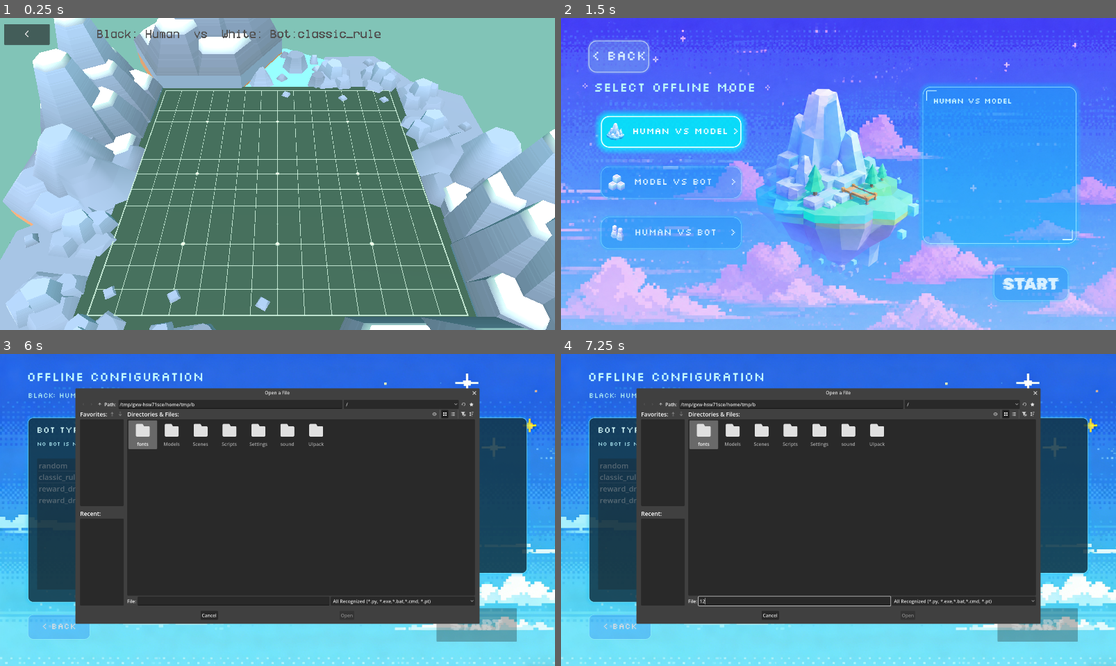
Above: before the commit, frames 1-4 (two rows, left to right).
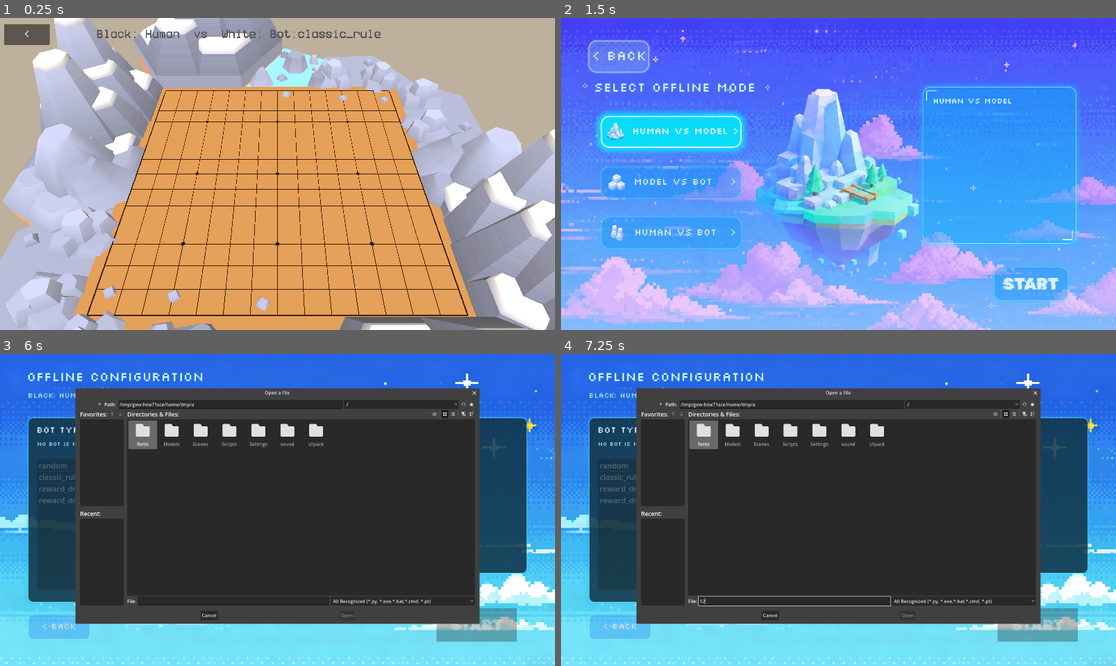
Above: after the commit, the same moments.

Repository: ghhufue/3dchess
Game: Godot game, scene res://Scenes/game.tscn
The game is run twice, just before and just after one commit, with the same random seed, the same clock (stepped at 60 frames per second) and the same inputs. This scene is started directly instead of the project's main scene.
Inputs (mouse positions are in pixels of both pictures, inside the frame that each line leads up to):
- Up to frame 1 (0.25 s): no input
- Up to frame 2 (1.5 s): click "<" at 0.5 s; click "OFFLINE PLAY" at 1.25 s
- Up to frame 3 (6 s): click (55, 391) at 2 s; click "OFFLINE PLAY" at 2.75 s; click (471, 619) at 3.5 s; click "< BACK" at 4.25 s; click (471, 619) at 5 s; click "SELECT PY / EXE / PT" at 5.75 s
- Up to frame 4 (7.25 s): click (794, 600) at 6.52 s; type "12" at 6.6 s

The runs differ from the first frame. In frame 1, 64% of the frame differs, in the area x 0-100%, y 0-100%; in frame 2, nothing differs; in frame 3, less than 0.1%; in frame 4, less than 0.1%.

Commit message:
Use traditional gomoku board colors

Diff:
--- a/Scenes/game.tscn
+++ b/Scenes/game.tscn
@@ -19,7 +19,7 @@
 
 [sub_resource type="Environment" id="Environment_i6g32"]
 background_mode = 1
-background_color = Color(0.50454825, 0.7674934, 0.7196731, 1)
+background_color = Color(0.74, 0.69, 0.61, 1)
 reflected_light_source = 1
 ssr_enabled = true
 adjustment_enabled = true
--- a/Scripts/Visual/Linemesh_instance_3d.gd
+++ b/Scripts/Visual/Linemesh_instance_3d.gd
@@ -10,11 +10,11 @@
 @export var line_y: float = 0.012
 @export var marker_y: float = 0.022
 
-@export var board_color: Color = Color(0.24, 0.36, 0.30, 1.0)
-@export var board_edge_color: Color = Color(0.11, 0.18, 0.15, 1.0)
-@export var line_color: Color = Color(0.82, 0.96, 0.88, 0.86)
-@export var star_color: Color = Color(0.95, 1.0, 0.92, 1.0)
-@export var point_color: Color = Color(0.78, 0.95, 0.86, 0.48)
+@export var board_color: Color = Color(0.78, 0.55, 0.30, 1.0)
+@export var board_edge_color: Color = Color(0.44, 0.25, 0.11, 1.0)
+@export var line_color: Color = Color(0.18, 0.10, 0.045, 0.9)
+@export var star_color: Color = Color(0.12, 0.065, 0.03, 1.0)
+@export var point_color: Color = Color(0.16, 0.085, 0.04, 0.36)
 
 @export var line_width: float = 0.026
 @export var border_width: float = 0.055
@@ -22,7 +22,7 @@
 @export var star_radius: float = 0.105
 @export var marker_segments: int = 18
 
-@export var draw_all_intersection_points := true
+@export var draw_all_intersection_points := false
 @export var draw_star_points := true
 
 var _surface: MeshInstance3D
--- a/Scripts/Visual/mesh_instance_3d.gd
+++ b/Scripts/Visual/mesh_instance_3d.gd
@@ -1,6 +1,6 @@
 extends MeshInstance3D
 
-@export var color: Color = Color(0.24, 0.36, 0.30, 1.0)
+@export var color: Color = Color(0.78, 0.55, 0.30, 1.0)
 @export var roughness: float = 0.78
 
 
